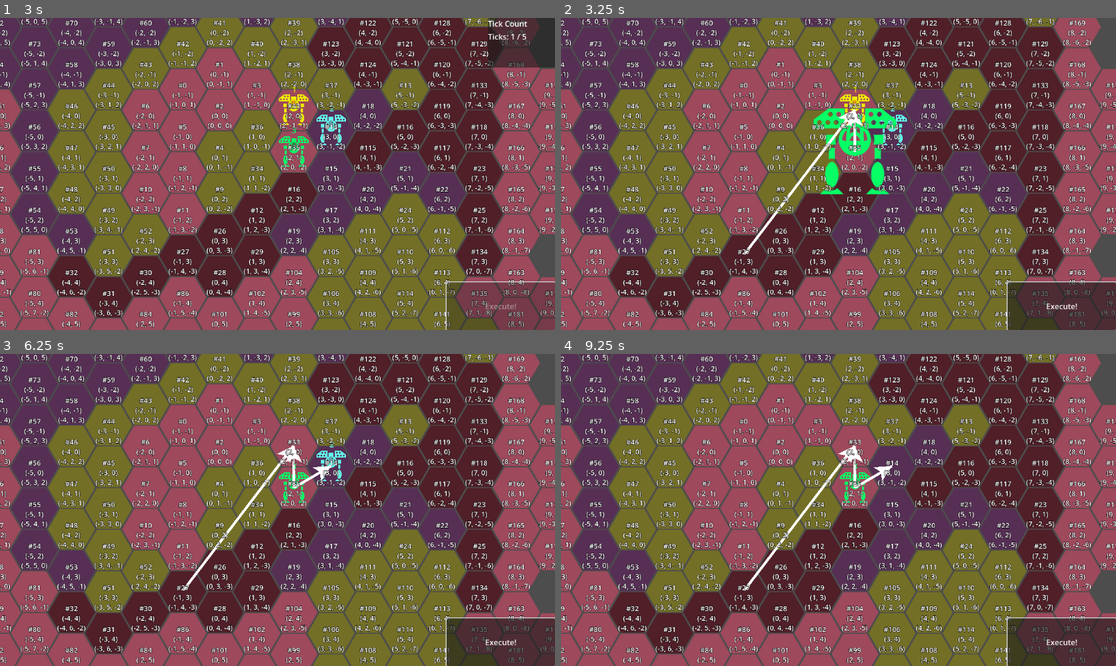
Above: before the commit, frames 1-4 (two rows, left to right).
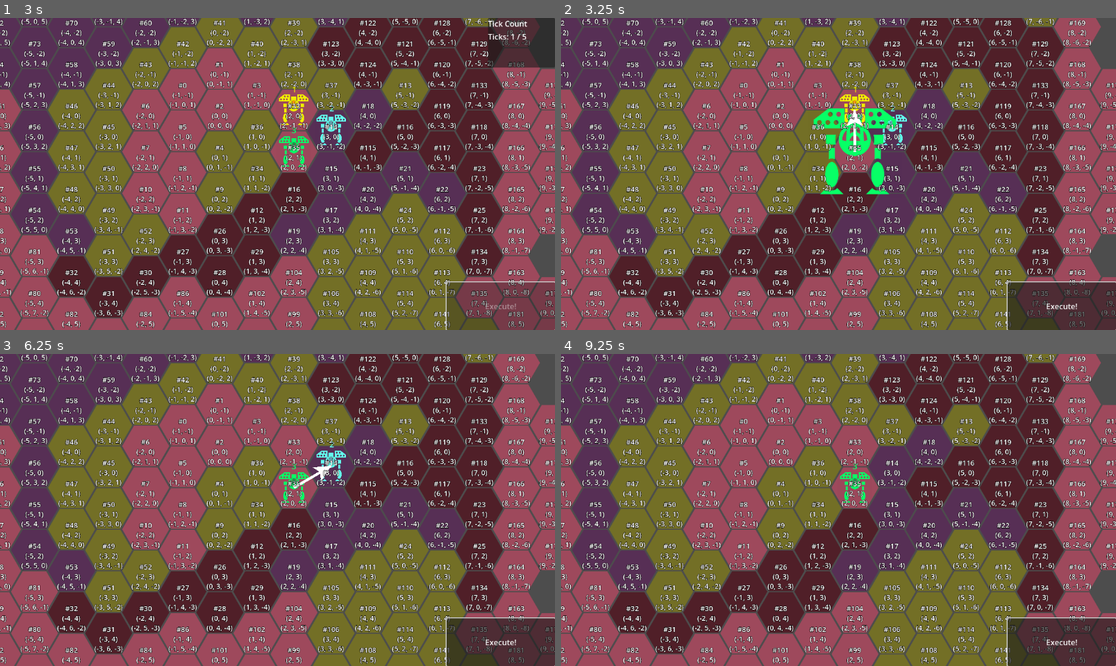
Above: after the commit, the same moments.

Repository: ArokhSlade/confetticore
Game: Godot game, scene res://game/game.tscn
Same seed, same stepped clock (60 frames per second), same inputs: the game is played once before the commit and once after it.
Inputs (mouse positions are in pixels of both pictures, inside the frame that each line leads up to):
- Up to frame 1 (3 s): click "Execute!" at 0.5 s; move the mouse to (399, 158) at 1.27 s; press the mouse at (399, 158) at 1.28 s; tap Enter at 2 s; move the mouse to (166, 189) at 2.02 s; release the mouse at (166, 189) at 2.03 s; right-click (166, 189) at 2.1 s; click (166, 189) at 2.17 s; move the mouse to (333, 105) at 2.77 s; press the mouse at (333, 105) at 2.78 s
- Up to frame 2 (3.25 s): no input
- Up to frame 3 (6.25 s): release the mouse at (333, 441) at 3.5 s; click "Execute!" at 3.5 s; move the mouse to (249, 572) at 4.27 s; right-click (249, 572) at 4.35 s; click (249, 572) at 4.42 s; tap Space at 5 s; move the mouse to (444, 556) at 5.02 s; press the mouse at (444, 556) at 5.03 s; move the mouse to (111, 463) at 5.77 s; release the mouse at (111, 463) at 5.78 s; right-click (111, 463) at 5.85 s; click (111, 463) at 5.92 s
- Up to frame 4 (9.25 s): click "Execute!" at 6.5 s; move the mouse to (866, 510) at 7.27 s; press the mouse at (866, 510) at 7.28 s; tap Enter at 8 s; move the mouse to (755, 432) at 8.02 s; release the mouse at (755, 432) at 8.03 s; right-click (755, 432) at 8.1 s; click (755, 432) at 8.17 s; move the mouse to (960, 494) at 8.77 s; press the mouse at (960, 494) at 8.78 s

Frame 1 is identical in both runs. In frame 2, 0.3% of the frame differs, in the area x 32-53%, y 29-76%; in frame 3, 0.4%; in frame 4, 0.5%, in the area x 32-60%, y 29-76%.
Error in both runs: Assertion failed: tried to finish sleeping while not dormant (res://ui/player_input/player_input.gd:30)

Commit message:
WIP, 198 - bug fixed: old arrows were not cleaned up correctly
https://tree.taiga.io/project/gerald_as-confetticore/task/198

Diff:
--- a/ui/hud/world_space_hud.gd
+++ b/ui/hud/world_space_hud.gd
@@ -10,6 +10,9 @@
 
 func visualize_orders(orders):
 	order_visualizers.clear()
+	for arrow in arrows.get_children():
+		arrows.remove_child(arrow)
+		arrow.queue_free()
 	for order in orders:
 		update_order(order)
 	arrows.show()
